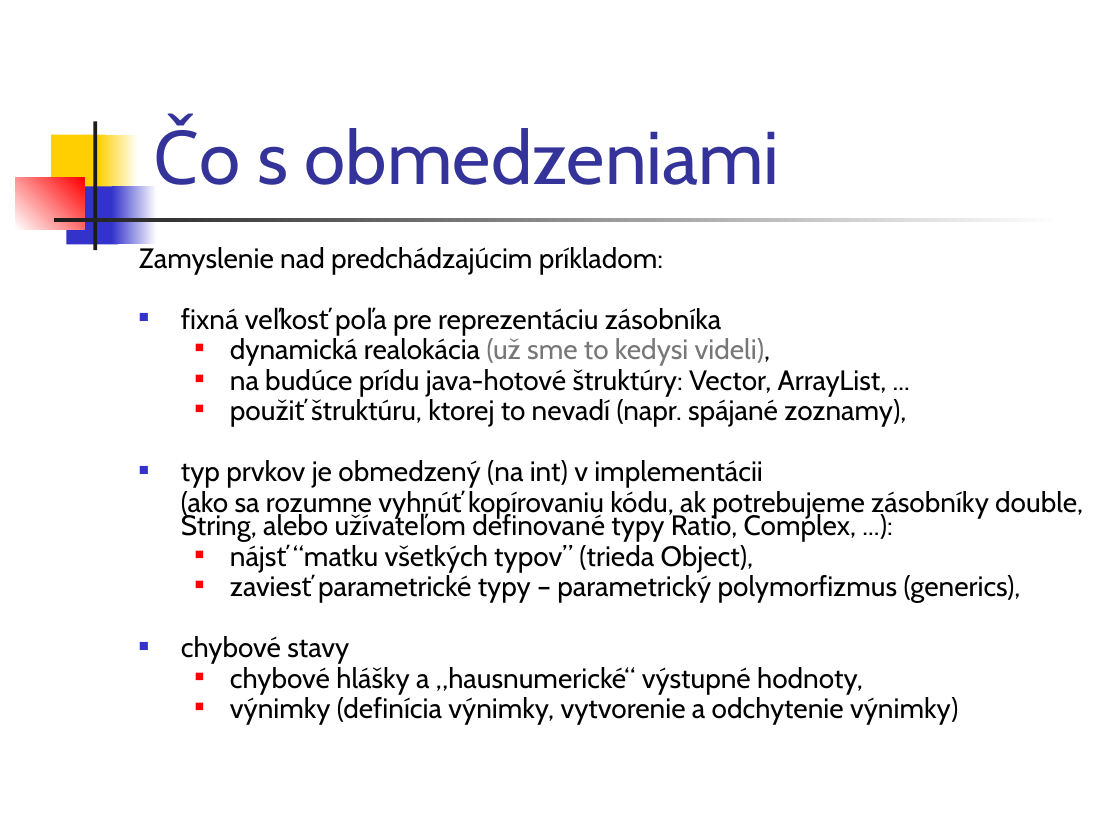
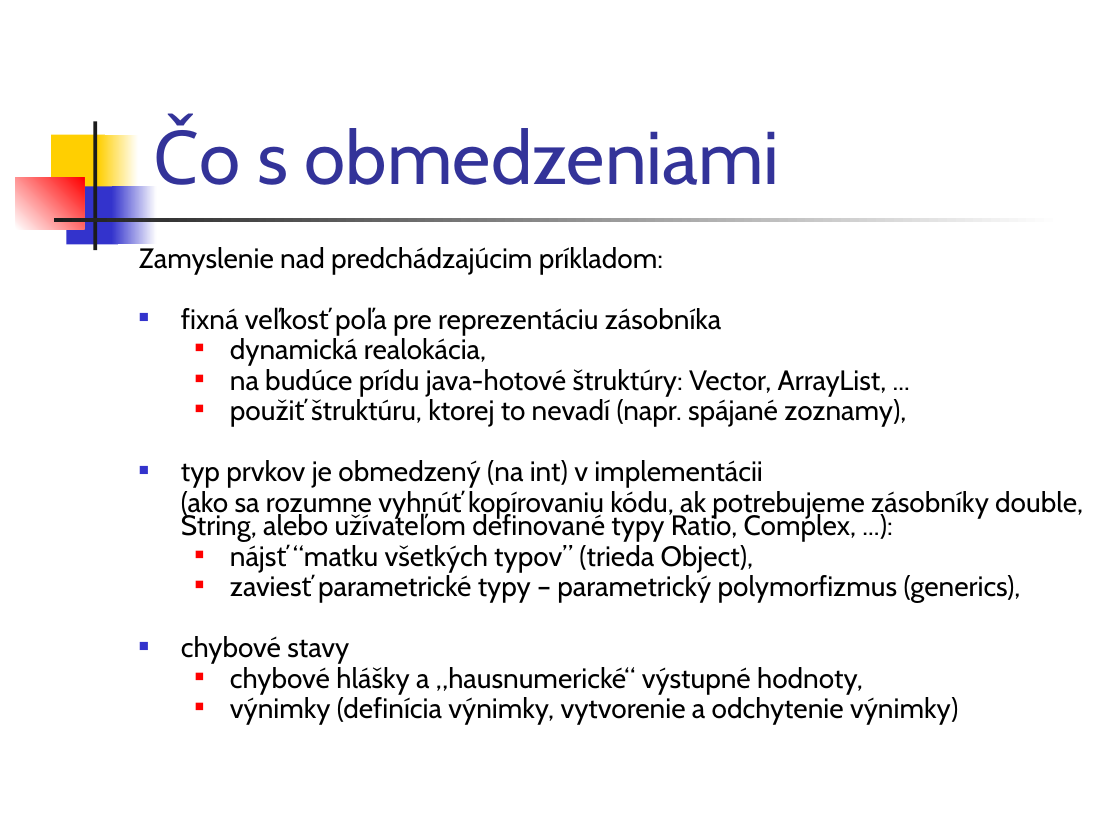
Before and after one commit to Programovanie4/Prednasky, a slide deck: slide 13 of 05/05_java.ppt (slide 9 before the commit). Drawn at 1120x840 pixels with LibreOffice and Linux fonts; fonts in the diff are those of the drawing. Boxes give left, top, right and bottom in pixels: in the first picture for what was removed or moved away, otherwise in the second. Text is boxed around its words. In the diff, an @@ line names an element or a change of style, - is before the commit and + after.

```diff
--- a/05/05_java.ppt
+++ b/05/05_java.ppt
@@ text at <box>230,338,486,366</box>: text changed; text colour #777777 to #000000 @@
-  ■ dynamická realokácia (už sme to kedysi videli),
+  ■ dynamická realokácia,
```
Also in this commit, not shown: 6 other slides changed, 4 slides added, 3 other files.
